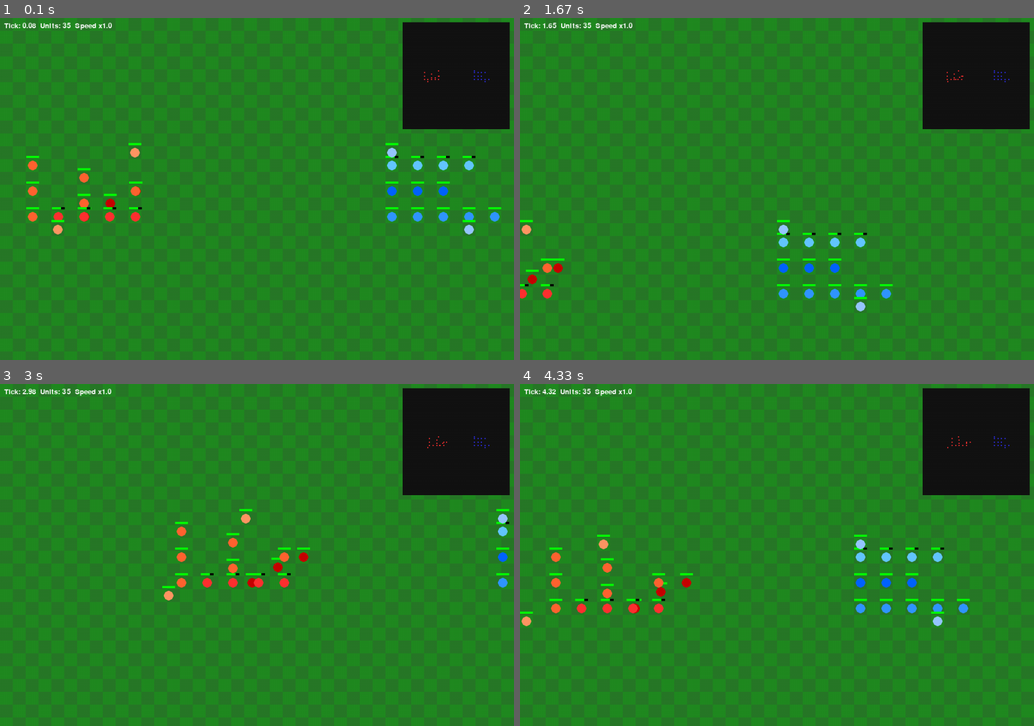
Above: before the commit, frames 1-4 (two rows, left to right).
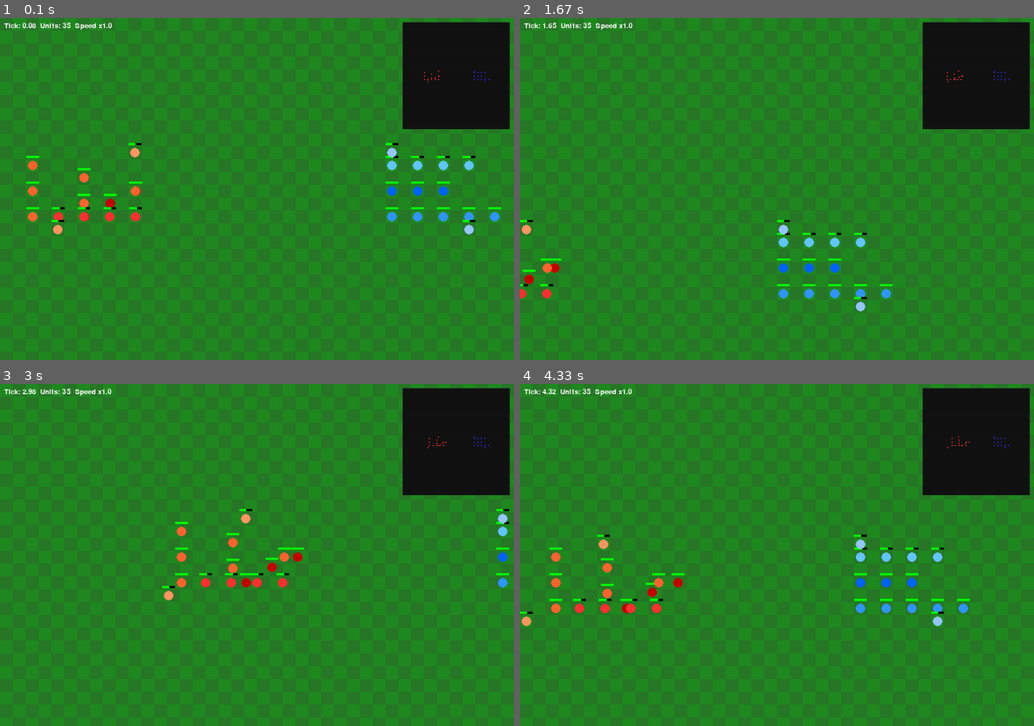
Above: after the commit, the same moments.

Repository: fireboy911/AgeOfEmpire
Game: pygame game, started from age/TerminalCodeOrganized/MainPyGame.py
The game is run twice, just before and just after one commit, with the same random seed, the same clock (stepped at 60 frames per second) and the same inputs.
Inputs:
- Up to frame 1 (0.1 s): no input
- Up to frame 2 (1.67 s): hold Right 0.33-0.8 s; hold Up 0.83-1.13 s; hold Right 1.17-1.63 s
- Up to frame 3 (3 s): hold Left 1.67-2.2 s; hold Down 2.23-2.53 s; hold Left 2.57-2.97 s
- Up to frame 4 (4.33 s): hold Up 3-3.37 s; hold Right 3.4-4.03 s; hold Down from 4.07 s (still down)

The runs differ from the first frame. In frame 1, less than 0.1% of the frame differs, in the area x 11-93%, y 36-60%; in frame 2, 0.2%; in frame 3, 0.4%; in frame 4, 0.5%, in the area x 1-88%, y 16-68%.

Commit message:
Add files via upload

Diff:
--- a/age/TerminalCodeOrganized/Scenario.py
+++ b/age/TerminalCodeOrganized/Scenario.py
@@ -4,10 +4,10 @@
     mid_y = engine.h / 2
 
     type_stats = {
-        "Pikeman": {"hp": 55, "attack": 6, "range": 1.0, "speed": 1.0},
-        "Crossbowman":{"hp": 40, "attack": 12, "range": 10.0, "speed": 1.0},
-        "knight": {"hp": 70, "attack": 8, "range": 1.2, "speed": 1.5},
-        "Monk": {"hp": 55, "attack": 1.5, "range": 5.0, "speed": 1.0, "regen": 2.0},
+        "Pikeman": {"hp": 55, "attack": 4, "range": 1.0, "speed": 1.0, "tags": ["infantry"], "bonuses": {"Cavalry": 22.0}},
+        "Crossbowman":{"hp": 35, "attack": 5, "range": 5.0, "speed": 0.96, "tags": ["archer"]},
+        "knight": {"hp": 100, "attack": 10, "armor": 2, "range": 1.0, "speed": 1.35, "tags": ["Cavalry"]},
+        "Monk": {"hp": 30, "attack": 0.0, "range": 9.0, "speed": 0.7, "regen": 2.5, "tags": ["Monk"]},
     }
 
     type_colors = {
